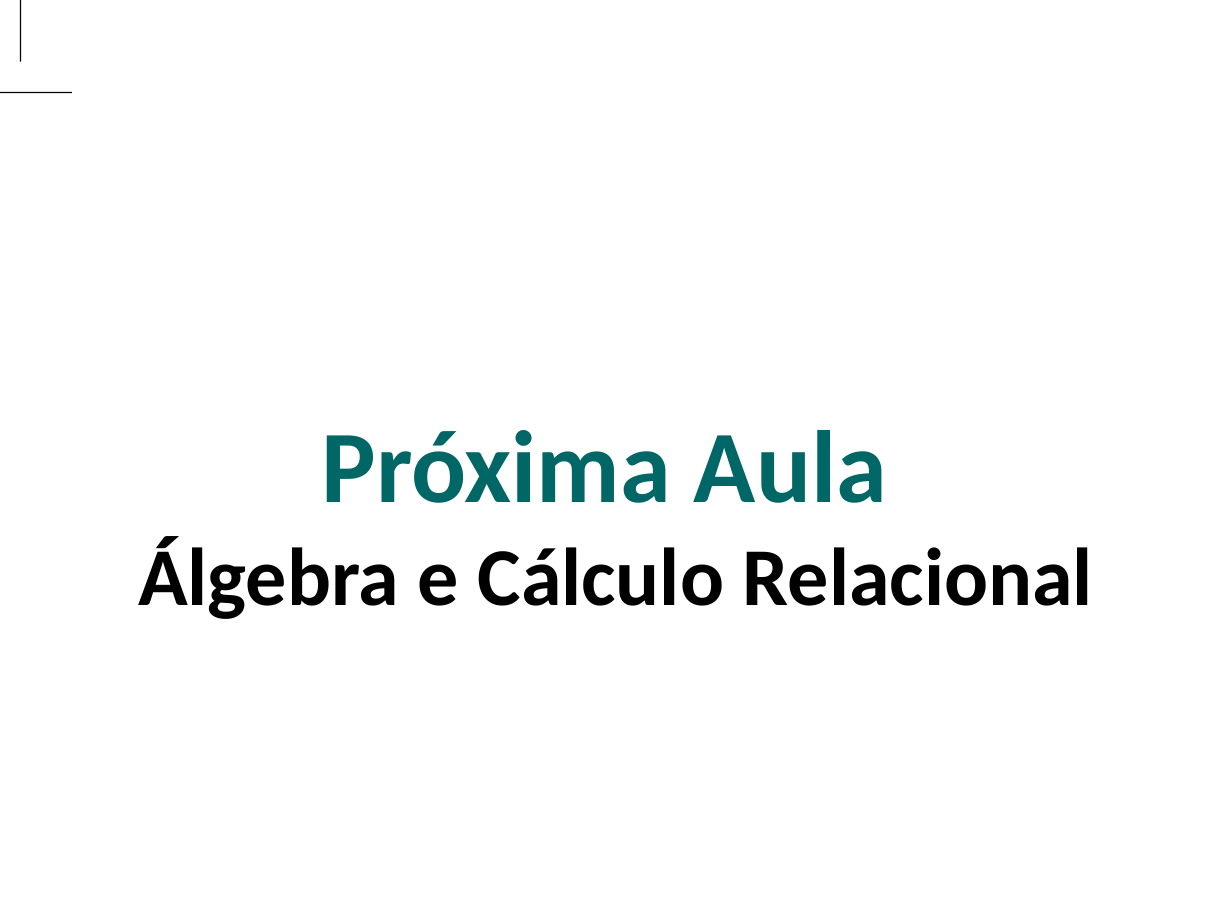
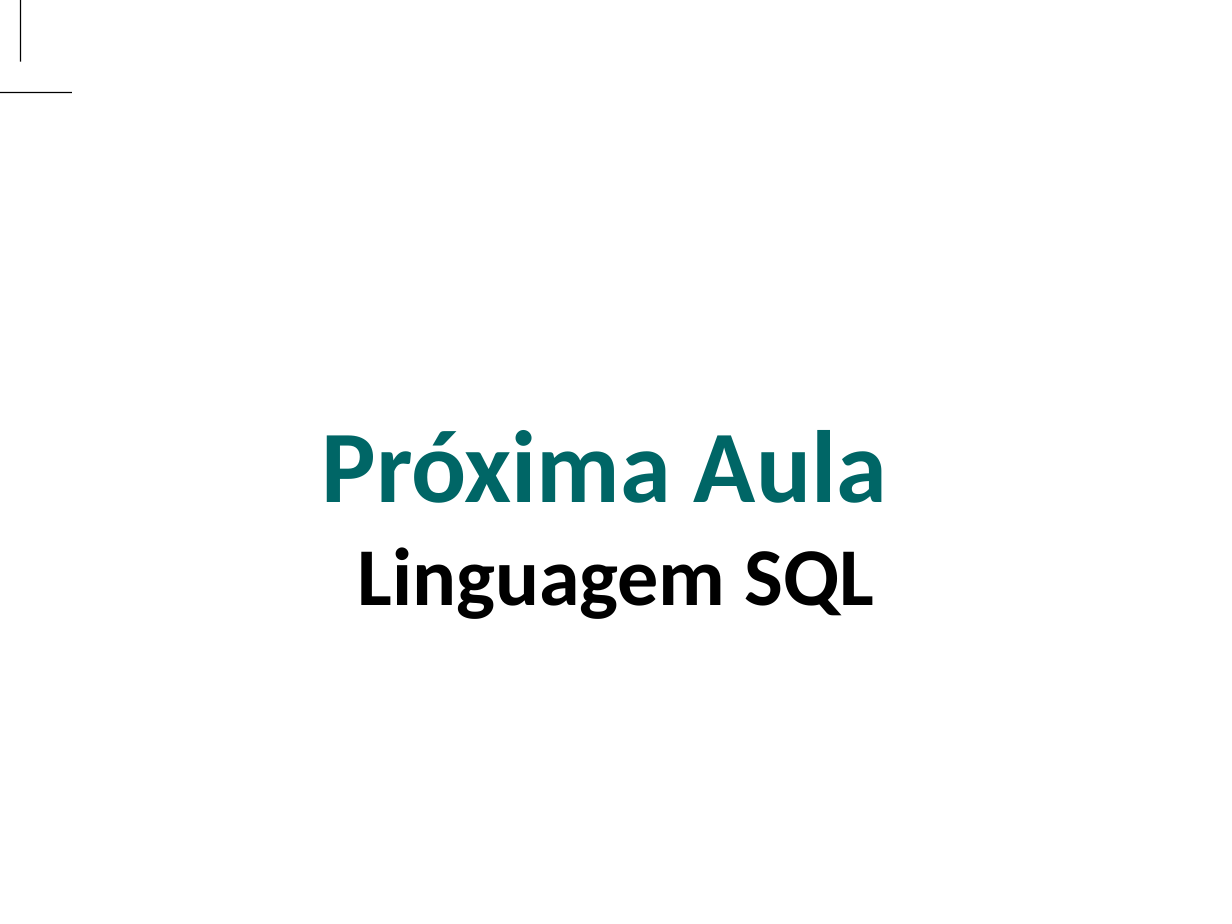
Before and after one commit to antoniomralmeida/bd, a slide deck: slide 50 of BANCO DE DADOS.pptx. Drawn at 1232x924 pixels with LibreOffice and Linux fonts; fonts in the diff are those of the drawing; background and template pictures are left out. Boxes give left, top, right and bottom in pixels: in the first picture for what was removed or moved away, otherwise in the second. Text is boxed around its words. In the diff, an @@ line names an element or a change of style, - is before the commit and + after.

```diff
--- a/BANCO DE DADOS.pptx
+++ b/BANCO DE DADOS.pptx
@@ text at box(357, 547, 874, 619): text changed @@
-Álgebra e Cálculo Relacional
+Linguagem SQL
```
Also in this commit, not shown: 2 other files.
